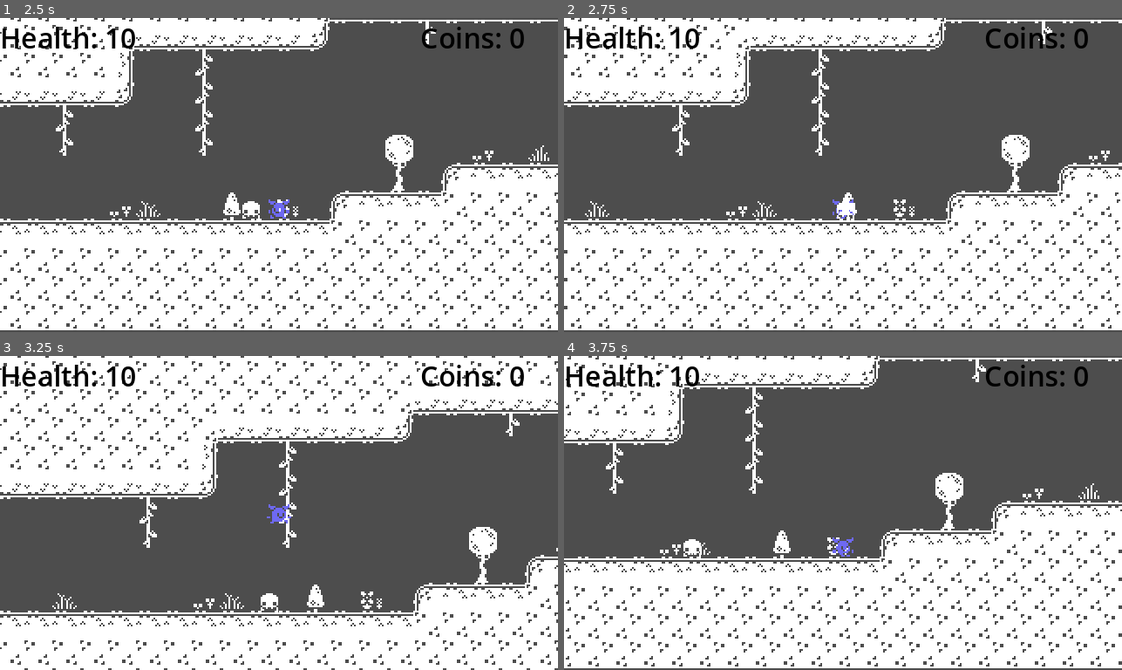
Above: before the commit, frames 1-4 (two rows, left to right).
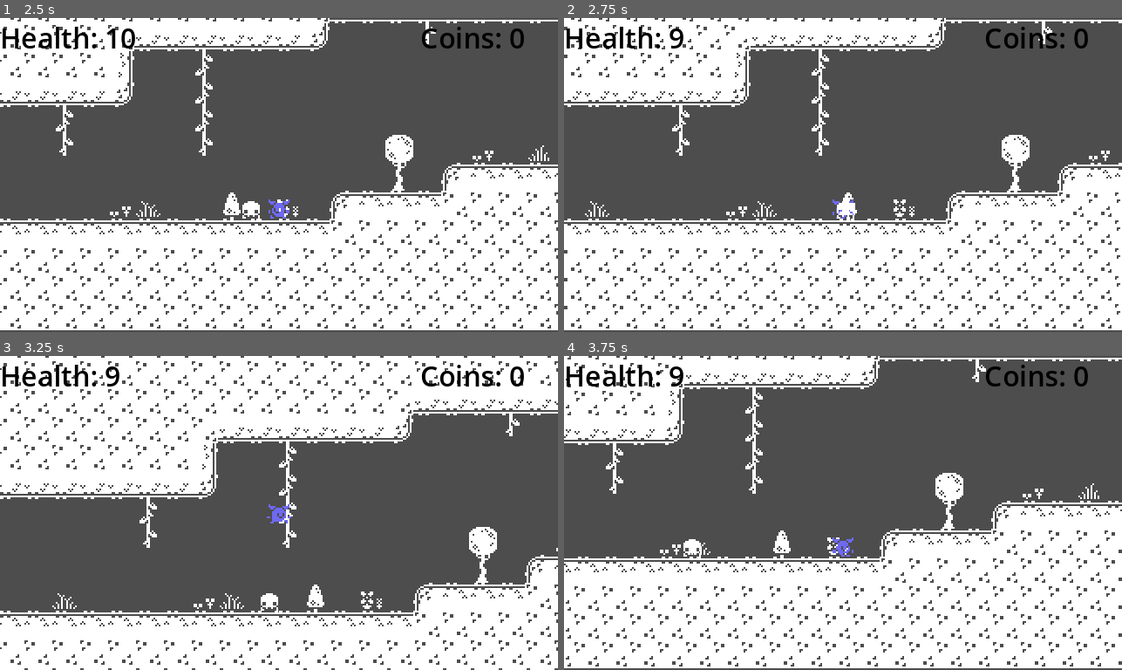
Above: after the commit, the same moments.

Repository: emilykrohn/2DPlatformer
Game: Godot game, scene res://main.tscn
The game is run twice, just before and just after one commit, with the same random seed, the same clock (stepped at 60 frames per second) and the same inputs.
Inputs:
- Up to frame 1 (2.5 s): tap Enter (ui_accept) at 0.5, 0.77, 1.52 s; hold Right (ui_right) 0.53-2.03 s; hold Left (ui_left) from 2.03 s (still down)
- Up to frame 2 (2.75 s): keep holding Left (ui_left)
- Up to frame 3 (3.25 s): release Left (ui_left) at 2.78 s; hold Right (ui_right) from 2.78 s (still down); tap Enter (ui_accept) at 3.02 s
- Up to frame 4 (3.75 s): keep holding Right (ui_right)

Frame 1 is identical in both runs. In frame 2, 0.2% of the frame differs, in the area x 18-25%, y 3-10%; in frame 3, 0.2%; in frame 4, 0.2%.
Error before the commit: Invalid access to property or key 'can_take_damage' on a base object of type 'null instance'. (res://enemy_1.gd:11)

Commit message:
Fix crash on player collision with enemy
Fixed file path to player from enemy

Diff:
--- a/enemy_1.gd
+++ b/enemy_1.gd
@@ -8,9 +8,9 @@
 
 # Called every frame. 'delta' is the elapsed time since the previous frame.
 func _process(delta):
-	if damage_player and get_node("../Player").can_take_damage:
-		get_node("../Player").damage_player(1)
-		get_node("../Player").delay_damage()
+	if damage_player and get_node("../../../Player").can_take_damage:
+		get_node("../../../Player").damage_player(1)
+		get_node("../../../Player").delay_damage()
 
 
 func _on_area_2d_body_entered(body):
--- a/flying_enemy.gd
+++ b/flying_enemy.gd
@@ -10,9 +10,9 @@
 func _process(delta):
 	$AnimatedSprite2D.animation = "fly"
 	$AnimatedSprite2D.play()
-	if damage_player and get_node("../Player").can_take_damage:
-		get_node("../Player").damage_player(1)
-		get_node("../Player").delay_damage()
+	if damage_player and get_node("../../../Player").can_take_damage:
+		get_node("../../../Player").damage_player(1)
+		get_node("../../../Player").delay_damage()
 
 
 func _on_area_2d_body_entered(body):
